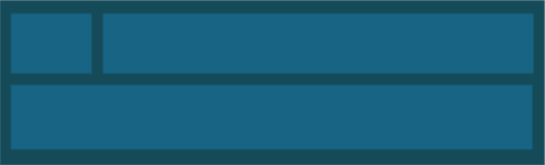
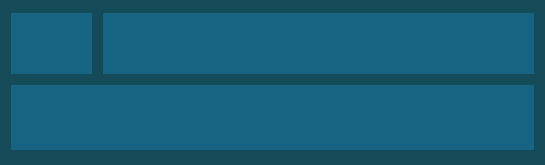
Revision of a layered 545×165 image; what changed, layer by layer:
removed layer "cópia de cópia de Transformação" over (0, 0, 545, 165)
painted on "Fundo" over (0, 0, 545, 165)
